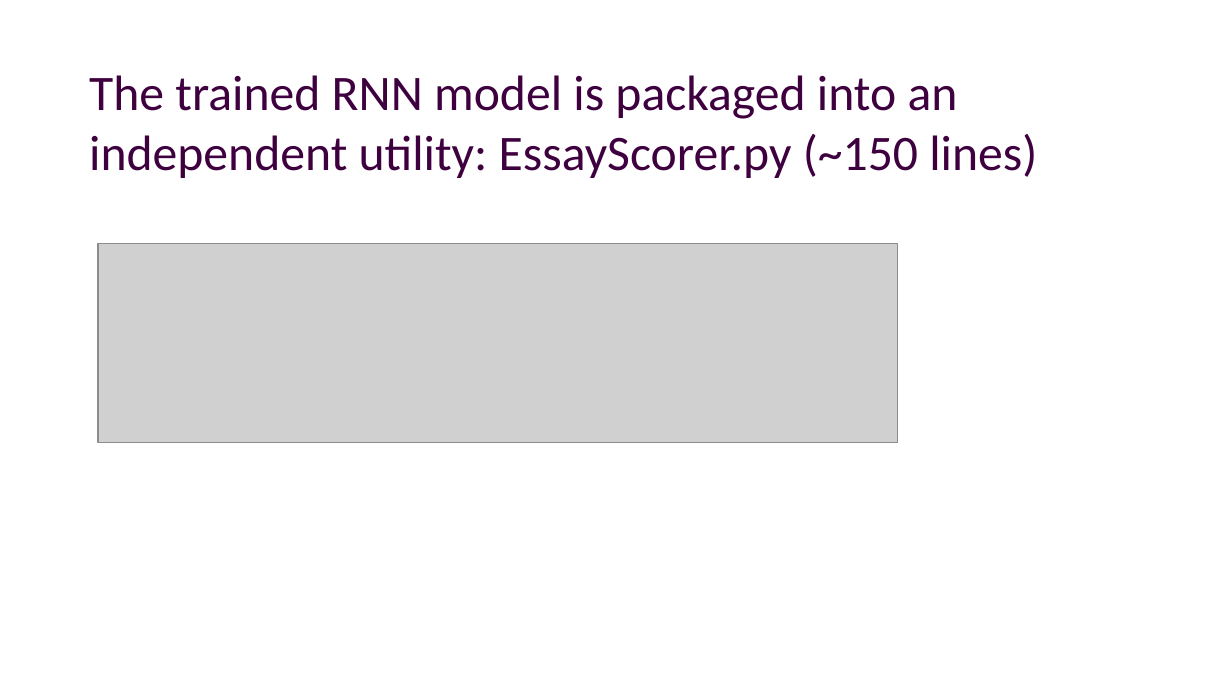
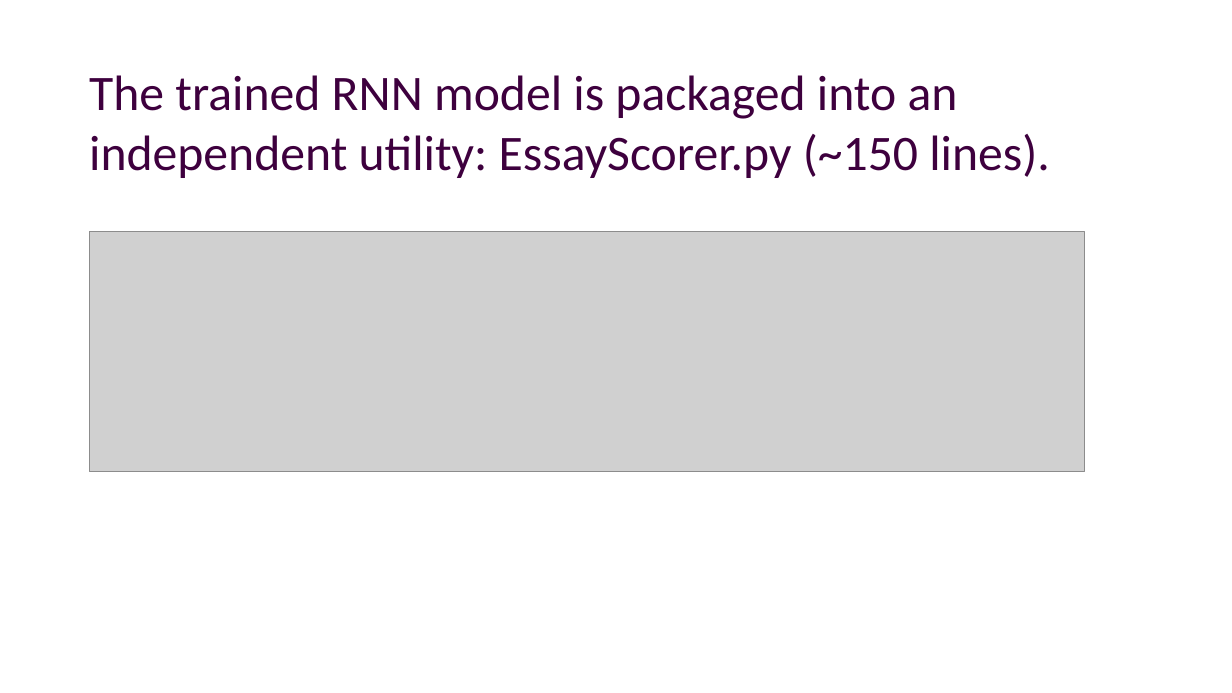
Before and after one commit to alexklapheke/essay, a slide deck: slide 25 of presentation/presentation.odp (slide 23 before the commit). Drawn at 1232x693 pixels with LibreOffice and Linux fonts; fonts in the diff are those of the drawing; grey boxes stand for pictures; background and template pictures are left out. Boxes give left, top, right and bottom in pixels: in the first picture for what was removed or moved away, otherwise in the second. Text is boxed around its words. In the diff, an @@ line names an element or a change of style, - is before the commit and + after.

```diff
--- a/presentation/presentation.odp
+++ b/presentation/presentation.odp
@@ text at bbox=[89, 75, 1050, 178]: text changed @@
-The trained RNN model is packaged into an independent utility: EssayScorer.py (~150 lines)
+The trained RNN model is packaged into an independent utility: EssayScorer.py (~150 lines).
@@ picture: place and size @@
-picture at bbox=[98, 244, 898, 443]
+picture at bbox=[89, 231, 1084, 472]
```
Also in this commit, not shown: 14 other slides changed, 3 slides added, 1 slide removed, 10 other files.
